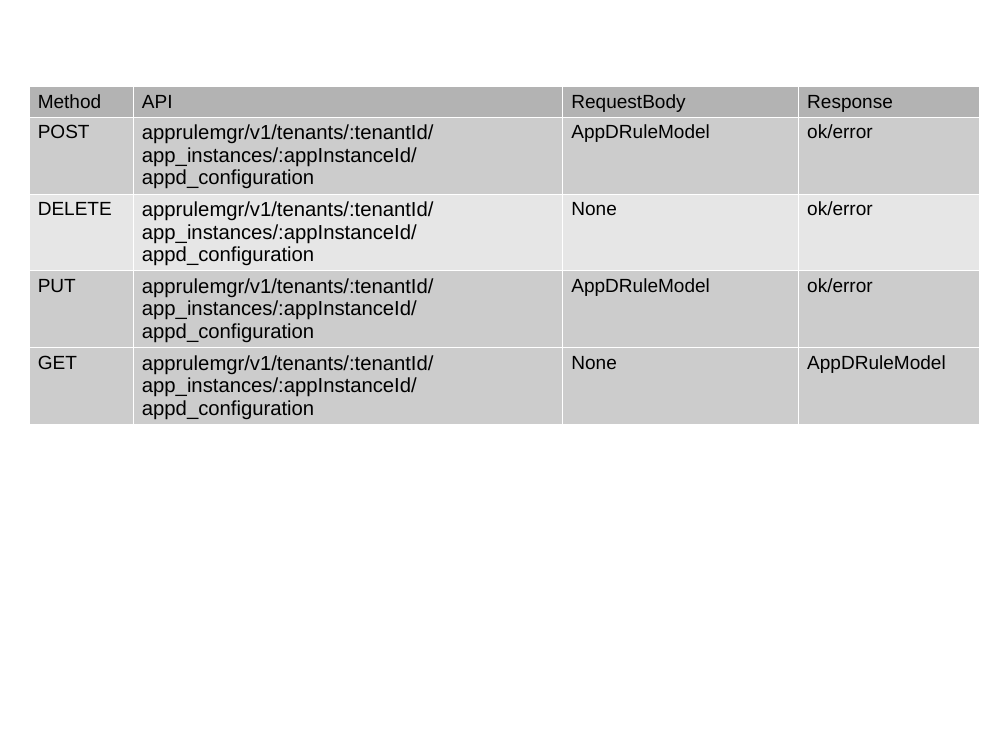
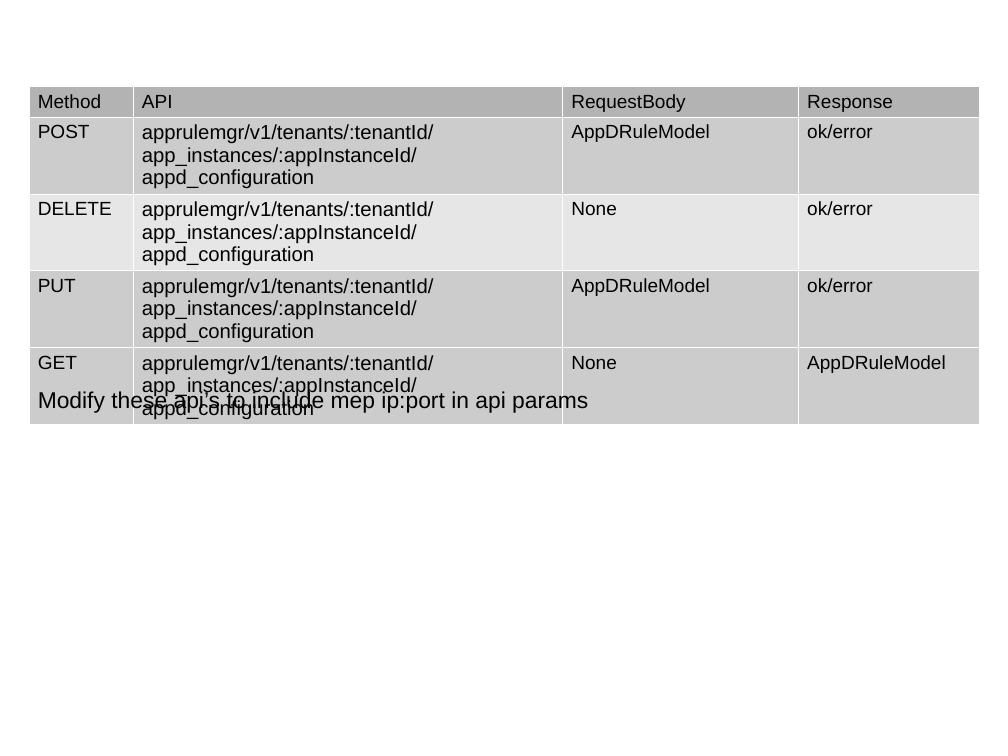
Before and after one commit to EdgeGallery/community, a slide deck: slide 8 of MECM PT/Release V1.1/Edge Autonomous Portal.pptx (slide 7 before the commit). Drawn at 1008x756 pixels with LibreOffice and Linux fonts; fonts in the diff are those of the drawing. Boxes give left, top, right and bottom in pixels: in the first picture for what was removed or moved away, otherwise in the second. Text is boxed around its words. In the diff, an @@ line names an element or a change of style, - is before the commit and + after.

```diff
--- a/MECM PT/Release V1.1/Edge Autonomous Portal.pptx
+++ b/MECM PT/Release V1.1/Edge Autonomous Portal.pptx
@@ text added at [38,390,588,414], 18 pt, text #000000 @@
+Modify these api’s to include mep ip:port in api params
```
Also in this commit, not shown: 3 other slides changed, 1 slide added, 1 slide removed, 1 other file.
